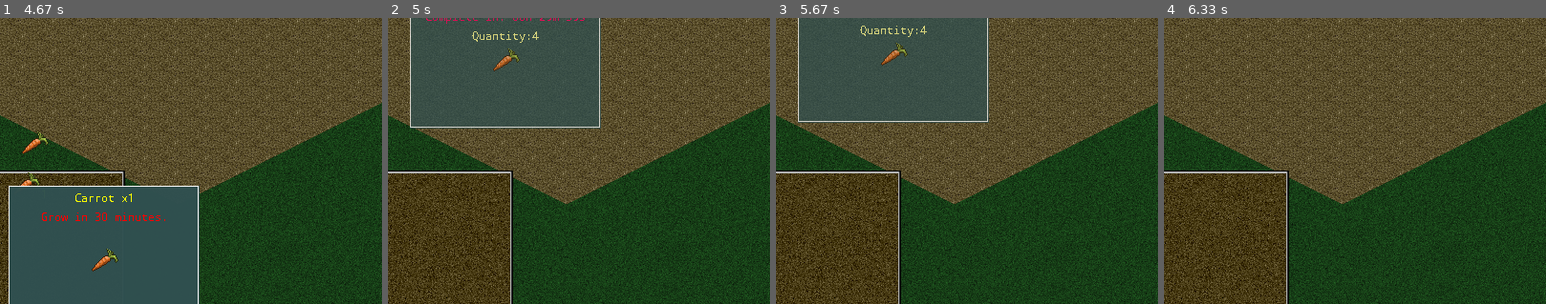
Above: before the commit, frames 1-4 (left to right).
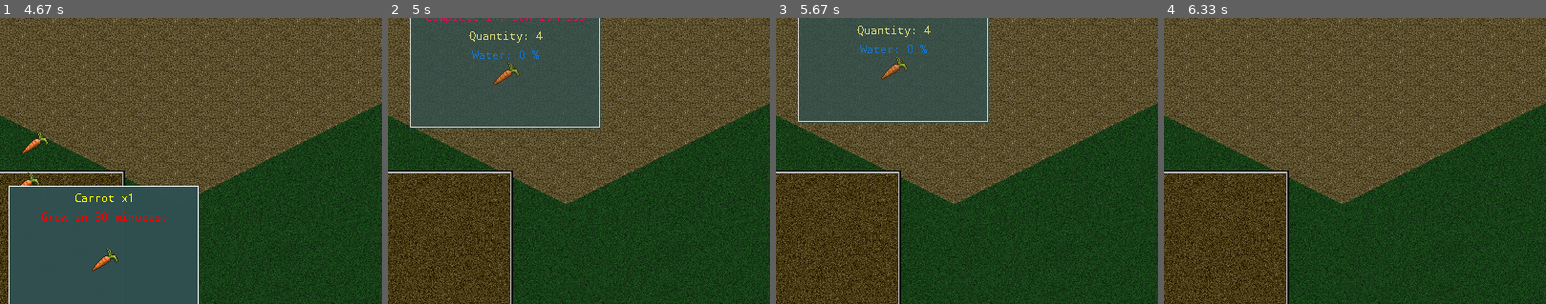
Above: after the commit, the same moments.

Repository: orneo1212/PythonFarmGame
Game: pygame game, started from pyFarmGame.py
Same seed, same stepped clock (60 frames per second), same inputs: the game is played once before the commit and once after it. The source is Python 2; it was converted automatically to run under Python 3.
Inputs (mouse positions are % of the whole screen's width and height, from its top left):
- Up to frame 1 (4.67 s): click (50, 50) at 0.38 s; click (60, 72) at 0.72 s; tap S at 1, 1.33 s; click (26, 30) at 1.72 s; click (51, 60) at 2.05 s; click (88, 88) at 2.38 s; click (34, 17) at 2.72 s; click (85, 76) at 3.05 s; click (86, 42) at 3.38 s; click (18, 37) at 3.72 s; click (20, 16) at 4.05 s; click (26, 68) at 4.38 s
- Up to frame 2 (5 s): click (28, 32) at 4.72 s
- Up to frame 3 (5.67 s): click (28, 42) at 5.05 s; click (28, 32) at 5.38 s
- Up to frame 4 (6.33 s): click (19, 56) at 5.72 s
The pictures show only the part of the screen within x 26-76%, y 40-90%; the shares and areas given below are measured in that part.

Frame 1 is identical in both runs. In frame 2, 0.7% of the frame differs, in the area x 21-41%, y 4-24%; in frame 3, 0.7%; in frame 4, nothing differs.

Commit message:
water level on seed tooltip

Diff:
--- a/farmlib/renderfunctions.py
+++ b/farmlib/renderfunctions.py
@@ -55,7 +55,8 @@
     surface.blit(img, (65, 65))
     draw_seed(surface, selectedseed, (65, 65), imgloader)
 
-def render_seed_notify(surface, font, posx, posy, underseed, imgloader):
+def render_seed_notify(surface, font, posx, posy, underseed, farmtile,
+                       imgloader):
     """Render notification about planted seed"""
 
     sizex = 200
@@ -67,7 +68,7 @@
     pygame.draw.rect(img, (255, 255, 255), (0, 0, sizex - 1, sizey - 1), 1)
 
     #Draw seed
-    draw_seed(img, underseed.id, (sizex / 2 - 32, 65), imgloader)
+    draw_seed(img, underseed.id, (sizex / 2 - 32, 80), imgloader)
 
     #name
     text = "" + underseed.name + ""
@@ -82,10 +83,16 @@
     img.blit(text, (sizex / 2 - text.get_size()[0] / 2, 25))
 
     #Quentity
-    text = "Quantity:" + str(underseed.growquantity)
+    text = "Quantity: " + str(underseed.growquantity)
     text = font.render(text, 0, (255, 255, 150), (255, 0, 255))
     text.set_colorkey((255, 0, 255))
     img.blit(text, (sizex / 2 - text.get_size()[0] / 2, 45))
+
+    #Water
+    text = "Water: " + str(farmtile["water"]) + " %"
+    text = font.render(text, 0, (0, 128, 255), (255, 0, 255))
+    text.set_colorkey((255, 0, 255))
+    img.blit(text, (sizex / 2 - text.get_size()[0] / 2, 65))
 
     #ready to harvest
     if underseed.to_harvest:
--- a/pyFarmGame.py
+++ b/pyFarmGame.py
@@ -217,7 +217,8 @@
             #draw notify window if mouse under seed
             pos = self.get_farmtile_pos_under_mouse()
             if pos:
-                seed = self.farm.get_farmtile(pos[0], pos[1])['seed']
+                farmtile = self.farm.get_farmtile(pos[0], pos[1])
+                seed = farmtile['seed']
                 if seed:
                     render_seed_notify(
                                        screen,
@@ -225,6 +226,7 @@
                                        mx + 5,
                                        my + 5,
                                        seed,
+                                       farmtile,
                                        self.images
                                       )
             #draw inventory
